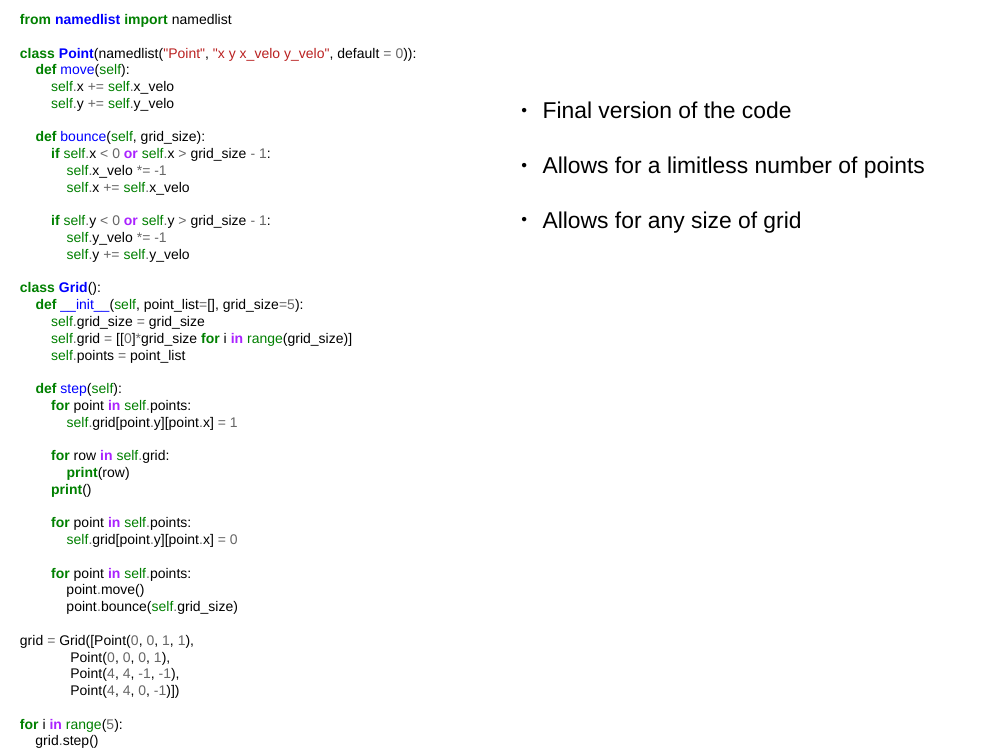
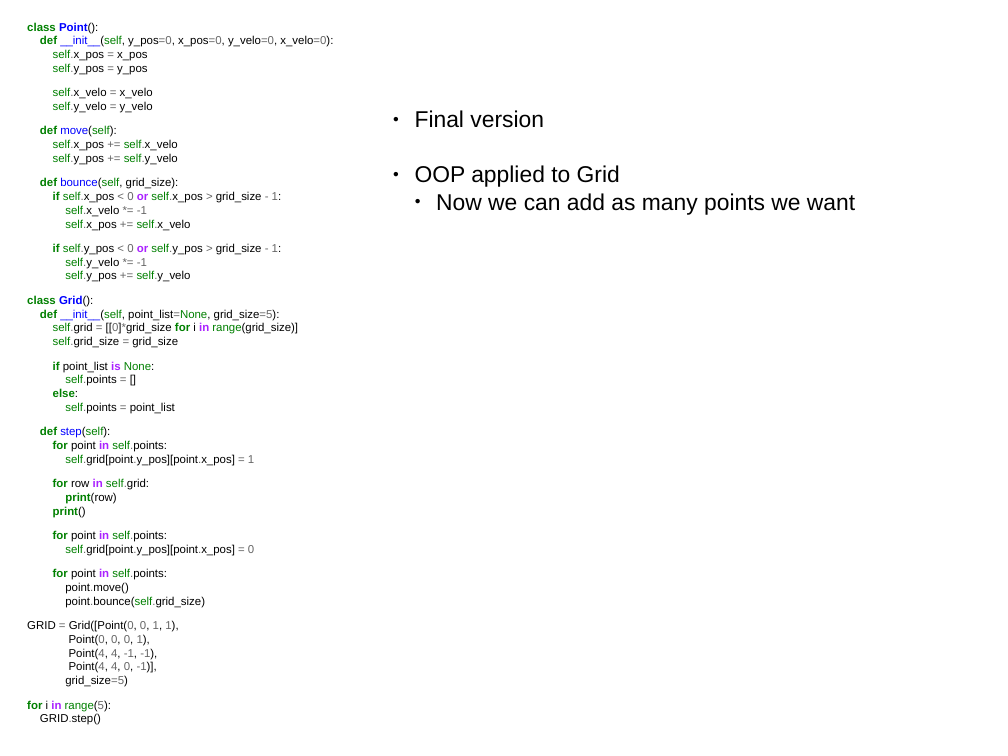
Before and after one commit to f0lie/refactoring_example, a slide deck: slide 17 of safe_code_pt2.odp (slide 12 before the commit). Drawn at 1008x756 pixels with LibreOffice and Linux fonts; fonts in the diff are those of the drawing. Boxes give left, top, right and bottom in pixels: in the first picture for what was removed or moved away, otherwise in the second. Text is boxed around its words. In the diff, an @@ line names an element or a change of style, - is before the commit and + after.

Commit message:
made the pointpower MUCH better

```diff
--- a/safe_code_pt2.odp
+++ b/safe_code_pt2.odp
@@ text "class Point():": place and size @@
-text "class Point():" at [20, 14, 417, 748]
+text "class Point():" at [27, 22, 333, 725]
@@ text at [27, 22, 333, 113]: text changed; size 11 to 9 pt @@
-from namedlist import namedlist
-class Point(namedlist("Point", "x y x_velo y_velo", default = 0)):
+class Point():
+def __init__(self, y_pos=0, x_pos=0, y_velo=0, x_velo=0):
+self.x_pos = x_pos
+self.y_pos = y_pos
+self.x_velo = x_velo
+self.y_velo = y_velo
@@ text added at [415, 110, 855, 215], 18 pt, text #000000 @@
+● Final version
+● OOP applied to Grid
+  ● Now we can add as many points we want
@@ text removed at [543, 101, 925, 233] @@
-● Final version of the code
-● Allows for a limitless number of points
-● Allows for any size of grid
@@ text at [27, 126, 205, 712]: size 11 to 9 pt in "def move(self):", "def bounce(self, grid_size):", "self.x_velo *= -1", "self.y_velo *= -1" and 15 more places @@
@@ text at [53, 139, 178, 165]: text changed; size 11 to 9 pt; text colour #008000 to #000000 @@
-self.x += self.x_velo
-self.y += self.y_velo
+self.x_pos += self.x_velo
+self.y_pos += self.y_velo
@@ text at [53, 191, 282, 203]: text changed; size 11 to 9 pt @@
-if self.x < 0 or self.x > grid_size - 1:
+if self.x_pos < 0 or self.x_pos > grid_size - 1:
@@ text at [53, 219, 282, 255]: text changed; size 11 to 9 pt @@
-self.x += self.x_velo
-if self.y < 0 or self.y > grid_size - 1:
+self.x_pos += self.x_velo
+if self.y_pos < 0 or self.y_pos > grid_size - 1:
@@ text at [65, 271, 191, 282]: text changed; size 11 to 9 pt; text colour #008000 to #000000 @@
-self.y += self.y_velo
+self.y_pos += self.y_velo
@@ text at [40, 309, 298, 334]: text changed; size 11 to 9 pt @@
-def __init__(self, point_list=[], grid_size=5):
+def __init__(self, point_list=None, grid_size=5):
+self.grid = [[0]*grid_size for i in range(grid_size)]
@@ text at [53, 361, 154, 397]: text changed; size 11 to 9 pt @@
-self.grid = [[0]*grid_size for i in range(grid_size)]
+if point_list is None:
+self.points = []
+else:
@@ text at [65, 454, 254, 466]: text changed; size 11 to 9 pt @@
-self.grid[point.y][point.x] = 1
+self.grid[point.y_pos][point.x_pos] = 1
@@ text at [65, 544, 254, 556]: text changed; size 11 to 9 pt @@
-self.grid[point.y][point.x] = 0
+self.grid[point.y_pos][point.x_pos] = 0
@@ text at [27, 620, 178, 632]: text changed; size 11 to 9 pt @@
-grid = Grid([Point(0, 0, 1, 1),
+GRID = Grid([Point(0, 0, 1, 1),
@@ text at [65, 661, 157, 687]: text changed; size 11 to 9 pt @@
-Point(4, 4, 0, -1)])
+Point(4, 4, 0, -1)],
+grid_size=5)
@@ text at [40, 713, 101, 725]: text changed; size 11 to 9 pt @@
-grid.step()
+GRID.step()
```
Also in this commit, not shown: 6 other slides changed, 9 slides added, 3 slides removed, 1 other file.
